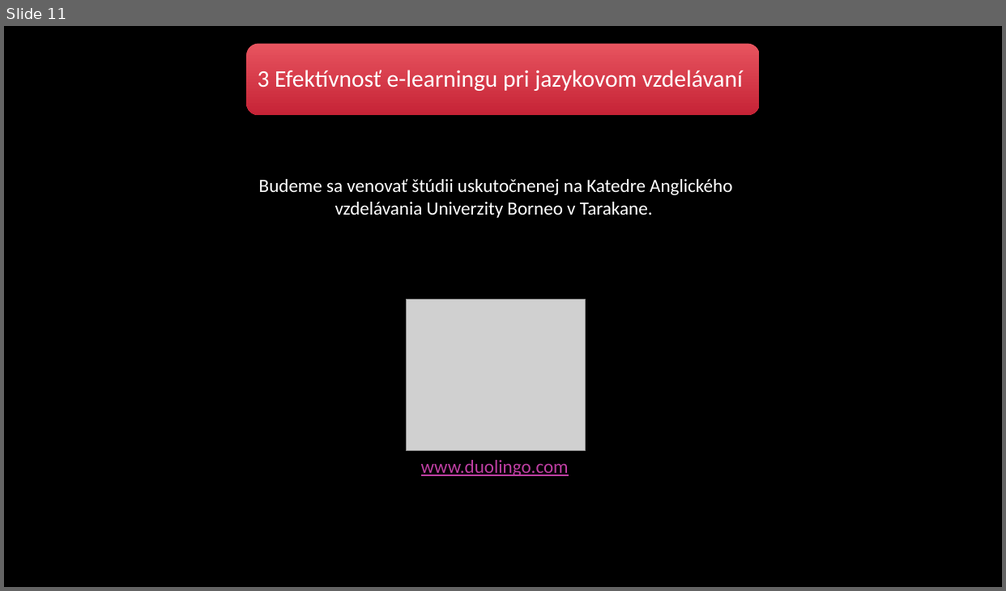
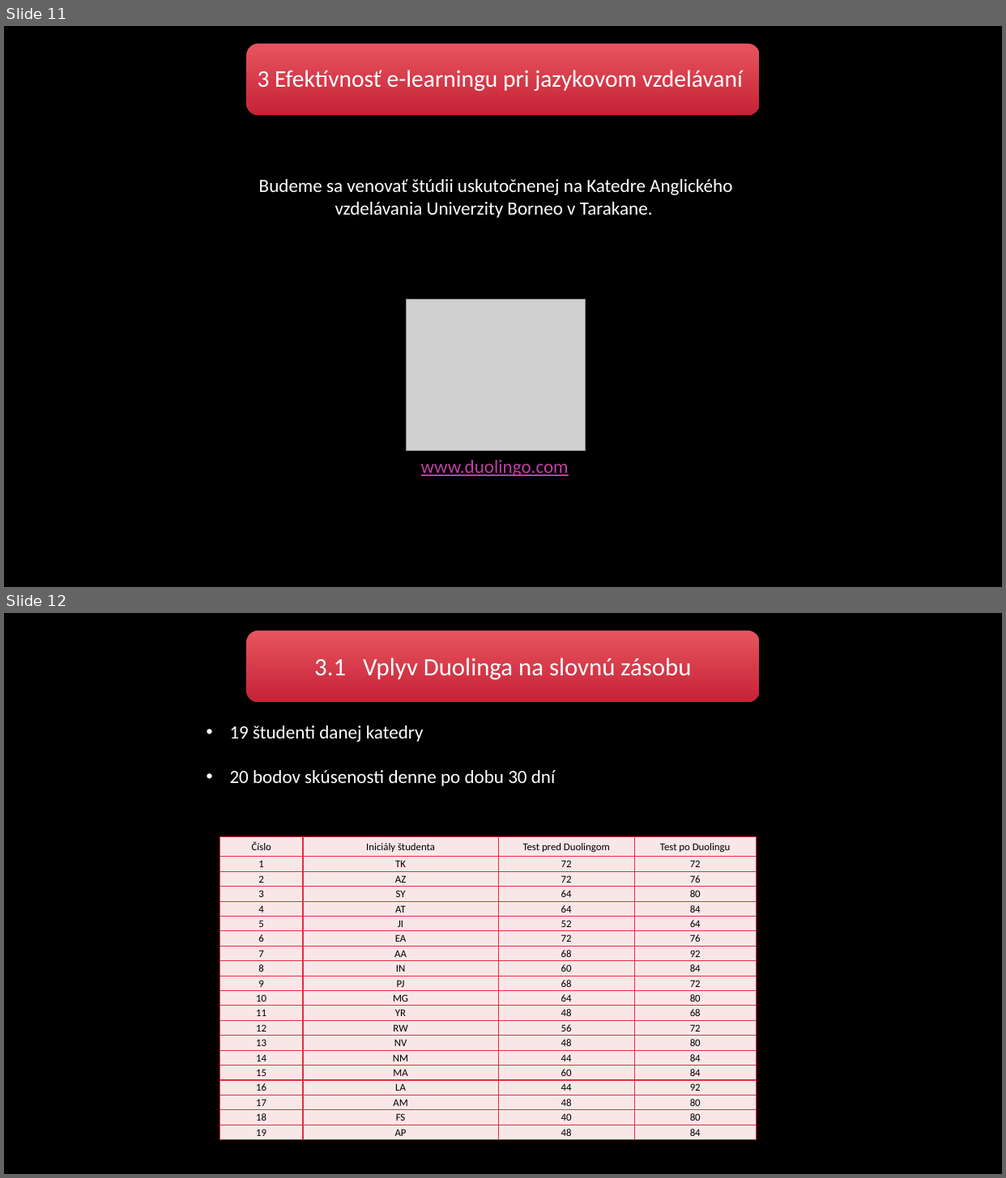
Before and after one commit to RichardSzarka/Semestralna_praca_MIP, a slide deck: Prezentacia_clanok.pptx. Shown one above the other, each under a label of ours: slide 11 before the commit, slides 11 and 12 after it. The pictures are 1006x591 and 1006x1178 pixels, drawn with LibreOffice and Linux fonts; fonts in the diff are those of the drawing; grey boxes stand for pictures; background and template pictures are left out. Boxes give left, top, right and bottom in pixels: in the first picture for what was removed or moved away, otherwise in the second. Text is boxed around its words. In the diff, an @@ line names an element or a change of style, - is before the commit and + after.

```diff
--- a/Prezentacia_clanok.pptx
+++ b/Prezentacia_clanok.pptx
@@ slide 12 added at [4, 613, 1002, 1174], background picture (left out) @@
@@ rounded rectangle added at [246, 630, 760, 702], fill gradient #E75460 to #C72336 @@
@@ text added at [314, 658, 691, 680], 24 pt, text #FFFFFF @@
+3.1 Vplyv Duolinga na slovnú zásobu
@@ text added at [230, 726, 556, 786], 18 pt, text #FFFFFF @@
+• 19 študenti danej katedry
+• 20 bodov skúsenosti denne po dobu 30 dní
@@ table added at [219, 837, 756, 1140], 20 rows, 4 columns @@
+Číslo | Iniciály študenta | Test pred Duolingom | Test po Duolingu
+1 | TK | 72 | 72
+2 | AZ | 72 | 76
+3 | SY | 64 | 80
+4 | AT | 64 | 84
+5 | JI | 52 | 64
+6 | EA | 72 | 76
+7 | AA | 68 | 92
+8 | IN | 60 | 84
+9 | PJ | 68 | 72
+10 | MG | 64 | 80
+11 | YR | 48 | 68
+12 | RW | 56 | 72
+13 | NV | 48 | 80
+14 | NM | 44 | 84
+15 | MA | 60 | 84
+16 | LA | 44 | 92
+17 | AM | 48 | 80
+18 | FS | 40 | 80
+19 | AP | 48 | 84
```
Also in this commit, not shown: 1 other slide added, 2 other files.
